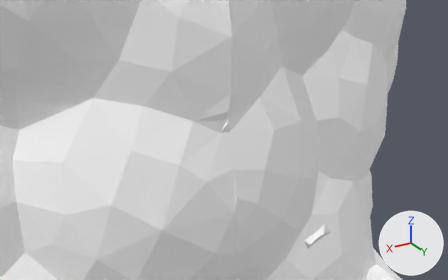
Before and after pictures for a commit that changed the Blender file Blender Models/Sheep/Sheep.blend.
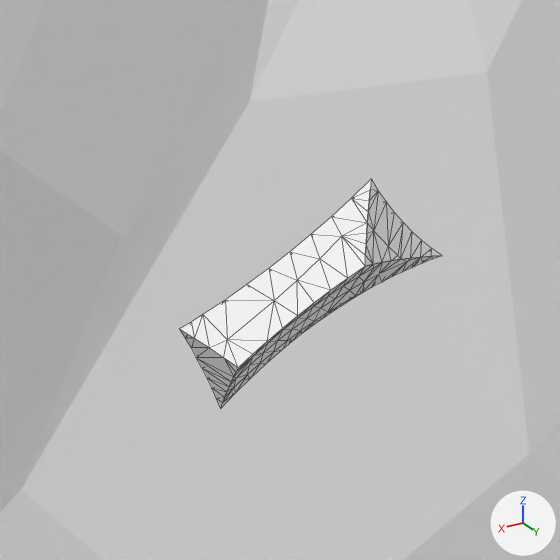
Each version appears first whole from a camera (50 mm lens) standing at (0.8, 3.04, 3.88) and looking at (-0.29, 1.22, 2.97), and next in a close-up on the part from 63% to 77% of the width and 73% to 95% of the height. The lights are fixed; the arrows at lower right show +X, +Y and +Z. The close-ups show mesh edges as thin lines. The same objects are shown in both versions, whatever each file hides.

The first close-up shows 'Cube', 'Obj_000004'.
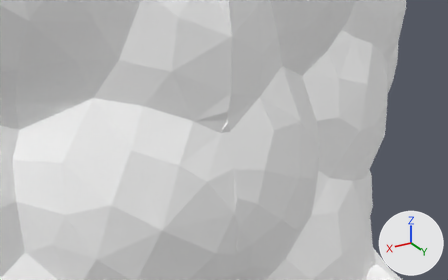
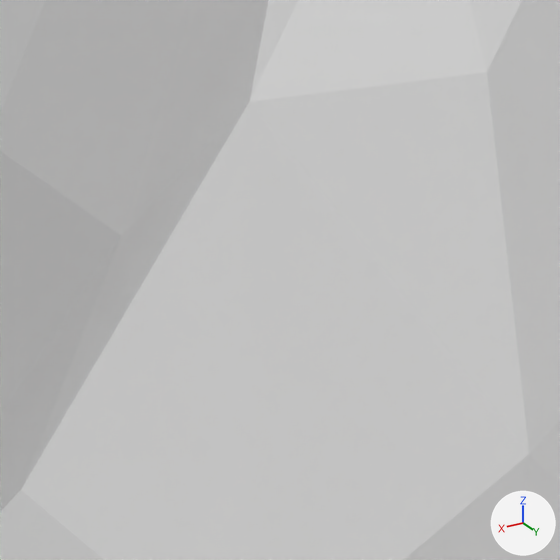
The newer file is also turned or shifted as a whole; pictures and numbers use the older file's frame.

The change, as a diff of the scene's bpy script:
```diff
--- a/Blender Models/Sheep/Sheep.blend.py
+++ b/Blender Models/Sheep/Sheep.blend.py
@@ me_obj_000004 @@
 me_obj_000004.from_pydata(...)  # 202 vertices, 230 faces; spans x 0.28..1.052, y 0.007..0.491, z -0.117..0.0
 # used by ob_obj_000004; location = (0.0, 2.1945, 3.1667); rotation_euler = (1.571, 0.0, 0.0), in degrees (90, 0, 0); scale = (0.1, 0.1, 0.1)
+# me_obj_000004 part 1: the whole mesh is moved by (0.14, -9.348, 22.107)
 me_obj_000004.materials.append(mat_mat3)
```

Pixel boxes [x1, y1, x2, y2] of what changed, in the close-ups (560 x 560 px):
'Obj_000004', mesh moved (not visible afterwards): before [180, 179, 442, 409]
